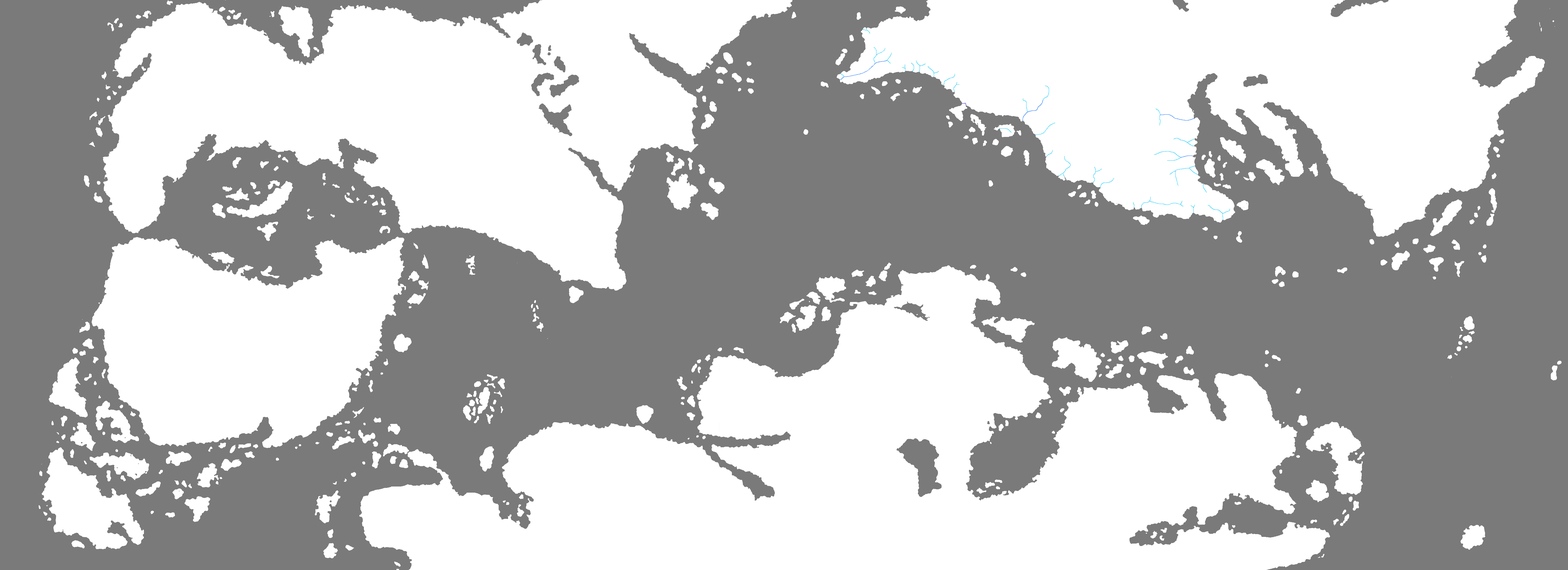
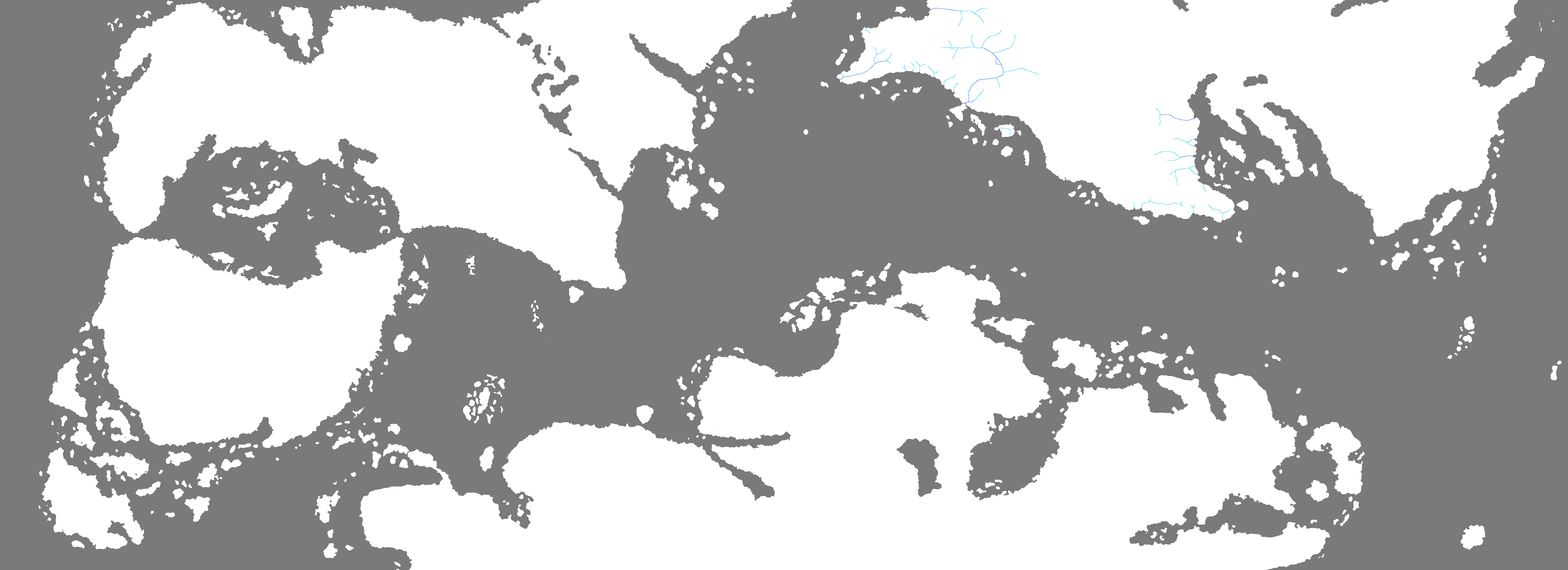
Layered file, before and after one edit (w=1568, h=570). Changes by layer:
painted on "River" over [930, 8, 1040, 135]
painted on "heightmap" over [999, 85, 1114, 188]
